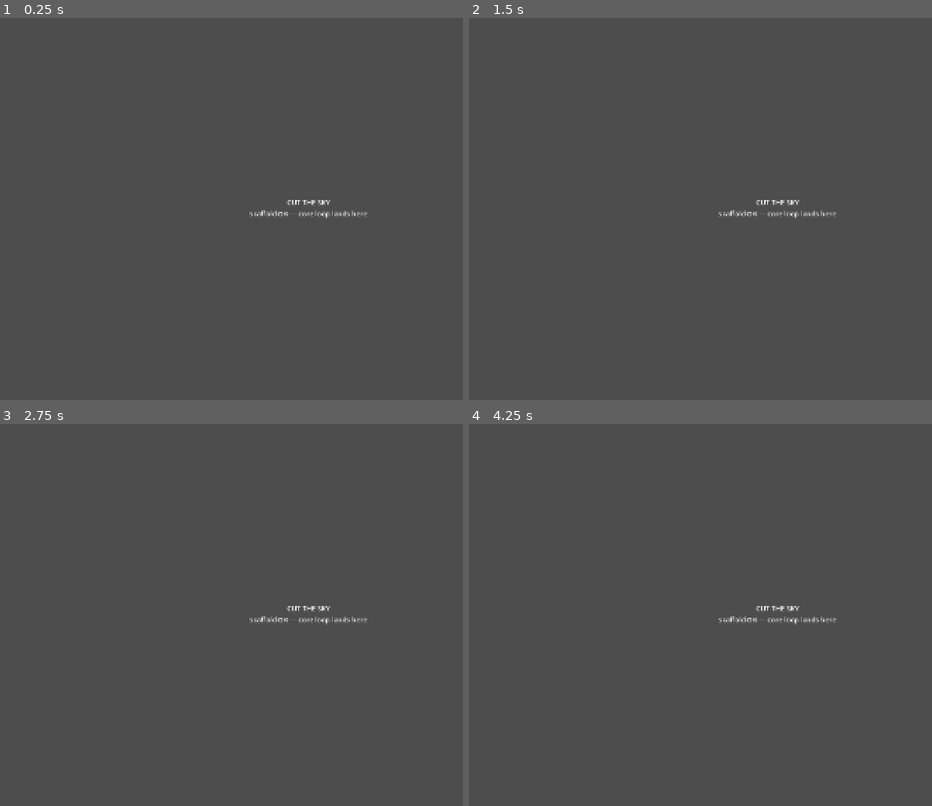
Above: before the commit, frames 1-4 (two rows, left to right).
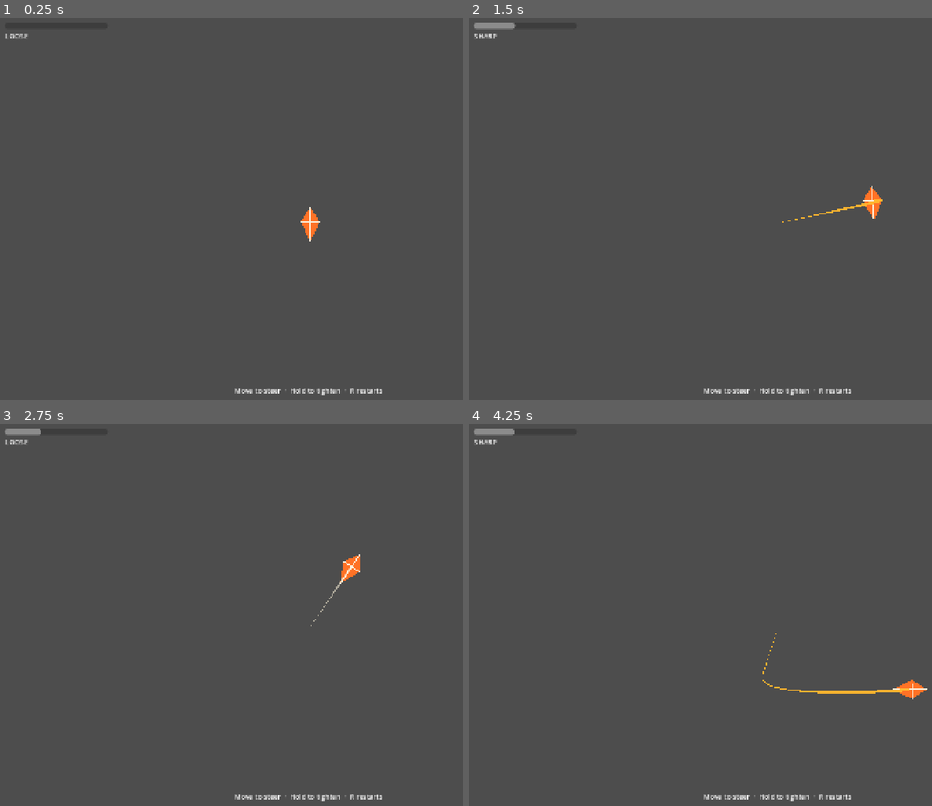
Above: after the commit, the same moments.

Repository: ovhirup/cut-the-sky
Game: Godot game, scene res://scenes/Main.tscn
Same seed, same stepped clock (60 frames per second), same inputs: the game is played once before the commit and once after it.
Inputs (mouse positions are in pixels of both pictures, inside the frame that each line leads up to):
- Up to frame 1 (0.25 s): no input
- Up to frame 2 (1.5 s): tap Enter at 0.5 s; move the mouse to (913, 189) at 0.52 s; hold Space 0.53-1.28 s; tap R at 0.6 s; click (913, 189) at 0.67 s; move the mouse to (649, 228) at 1.27 s; tap Space at 1.35 s; click (649, 228) at 1.42 s
- Up to frame 3 (2.75 s): tap Space at 1.52, 1.82 s; tap R at 1.55, 2.1 s; move the mouse to (370, 530) at 2.02 s; hold Space from 2.03 s (still down); click (370, 530) at 2.17 s
- Up to frame 4 (4.25 s): move the mouse to (746, 695) at 2.77 s; release Space at 2.78 s; tap R at 2.85 s; click (746, 695) at 2.92 s; tap Space at 3.02, 3.32 s; move the mouse to (outside the picture) at 3.52 s; hold Space from 3.53 s (still down); click (outside the picture) at 3.67 s

The runs differ from the first frame. In frame 1, 0.7% of the frame differs, in the area x 1-83%, y 4-99%; in frame 2, 1.0%; in frame 3, 0.9%; in frame 4, 1.1%, in the area x 1-99%, y 1-99%.

Commit message:
Core flight: pointer-spring kite, hold-to-tighten tension, ribbon trail, wind
The kite follows the pointer through spring acceleration with drag; holding
tightens grip (more steering authority, less wind push) while raising
tension through Loose/Sharp/Critical ribbon states to a line snap and
instant R-restart. All feel constants live in GameConfig.tres per the
tune-in-one-place rule. Verified headless: 120 frames, no errors.

Co-Authored-By: Claude Fable 5 <noreply@anthropic.com>

Diff:
--- /dev/null
+++ b/resources/GameConfig.tres
@@ -0,0 +1,24 @@
+[gd_resource type="Resource" script_class="GameConfig" load_steps=2 format=3]
+
+[ext_resource type="Script" path="res://scripts/GameConfig.gd" id="1_cfg"]
+
+[resource]
+script = ExtResource("1_cfg")
+spring_stiffness = 7.0
+velocity_damping = 3.2
+max_speed = 900.0
+accel_max_loose = 1800.0
+accel_max_tight = 4200.0
+grip_lerp_speed = 8.0
+tension_hold_rate = 0.55
+tension_release_rate = 0.75
+sharp_threshold = 0.35
+critical_threshold = 0.82
+min_cut_angle_deg = 35.0
+ribbon_sample_hz = 20.0
+ribbon_history_sec = 2.75
+ribbon_width = 6.0
+wind_strength = 260.0
+wind_gust_strength = 340.0
+wind_loose_multiplier = 1.0
+wind_tight_multiplier = 0.35
--- /dev/null
+++ b/scenes/Game.tscn
@@ -0,0 +1,76 @@
+[gd_scene load_steps=6 format=3]
+
+[ext_resource type="Script" path="res://scripts/Game.gd" id="1_game"]
+[ext_resource type="PackedScene" path="res://scenes/PlayerKite.tscn" id="2_kite"]
+[ext_resource type="Script" path="res://scripts/WindSystem.gd" id="3_wind"]
+
+[sub_resource type="Gradient" id="Gradient_sky"]
+offsets = PackedFloat32Array(0, 0.55, 1)
+colors = PackedColorArray(0.13, 0.19, 0.38, 1, 0.94, 0.87, 0.76, 1, 1, 0.67, 0.29, 1)
+
+[sub_resource type="GradientTexture2D" id="GradTex_sky"]
+gradient = SubResource("Gradient_sky")
+fill_from = Vector2(0, 0)
+fill_to = Vector2(0, 1)
+
+[node name="Game" type="Node2D"]
+script = ExtResource("1_game")
+
+[node name="Sky" type="TextureRect" parent="."]
+z_index = -10
+anchor_right = 1.0
+anchor_bottom = 1.0
+expand_mode = 1
+texture = SubResource("GradTex_sky")
+
+[node name="WindSystem" type="Node" parent="."]
+script = ExtResource("3_wind")
+
+[node name="PlayerKite" parent="." instance=ExtResource("2_kite")]
+position = Vector2(720, 480)
+
+[node name="HUD" type="CanvasLayer" parent="."]
+
+[node name="TopLeft" type="VBoxContainer" parent="HUD"]
+offset_left = 24.0
+offset_top = 20.0
+offset_right = 260.0
+offset_bottom = 84.0
+
+[node name="TensionBar" type="ProgressBar" parent="HUD/TopLeft"]
+unique_name_in_owner = true
+custom_minimum_size = Vector2(220, 14)
+max_value = 1.0
+step = 0.001
+show_percentage = false
+
+[node name="StateLabel" type="Label" parent="HUD/TopLeft"]
+unique_name_in_owner = true
+text = "LOOSE"
+
+[node name="HintLabel" type="Label" parent="HUD"]
+anchor_left = 0.5
+anchor_top = 1.0
+anchor_right = 0.5
+anchor_bottom = 1.0
+offset_left = -280.0
+offset_top = -48.0
+offset_right = 280.0
+offset_bottom = -20.0
+text = "Move to steer  ·  Hold to tighten  ·  R restarts"
+horizontal_alignment = 1
+
+[node name="SnapLabel" type="Label" parent="HUD"]
+unique_name_in_owner = true
+visible = false
+anchor_left = 0.5
+anchor_top = 0.5
+anchor_right = 0.5
+anchor_bottom = 0.5
+offset_left = -300.0
+offset_top = -30.0
+offset_right = 300.0
+offset_bottom = 30.0
+theme_override_font_sizes/font_size = 40
+text = "LINE SNAPPED — press R"
+horizontal_alignment = 1
--- a/scenes/Main.tscn
+++ b/scenes/Main.tscn
@@ -1,12 +1,7 @@
-[gd_scene format=3]
+[gd_scene load_steps=2 format=3]
+
+[ext_resource type="PackedScene" path="res://scenes/Game.tscn" id="1_game"]
 
 [node name="Main" type="Node2D"]
 
-[node name="Placeholder" type="Label" parent="."]
-offset_left = 560.0
-offset_top = 420.0
-offset_right = 880.0
-offset_bottom = 480.0
-text = "CUT THE SKY
-scaffold OK — core loop lands here"
-horizontal_alignment = 1
+[node name="Game" parent="." instance=ExtResource("1_game")]
--- /dev/null
+++ b/scenes/PlayerKite.tscn
@@ -0,0 +1,23 @@
+[gd_scene load_steps=3 format=3]
+
+[ext_resource type="Script" path="res://scripts/PlayerKite.gd" id="1_kite"]
+[ext_resource type="Script" path="res://scripts/RibbonTrail.gd" id="2_ribbon"]
+
+[node name="PlayerKite" type="Node2D"]
+script = ExtResource("1_kite")
+
+[node name="RibbonTrail" type="Line2D" parent="."]
+top_level = true
+script = ExtResource("2_ribbon")
+
+[node name="Body" type="Polygon2D" parent="."]
+polygon = PackedVector2Array(0, -34, 22, 0, 0, 46, -22, 0)
+color = Color(1, 0.45, 0.15, 1)
+
+[node name="Spine" type="Polygon2D" parent="."]
+polygon = PackedVector2Array(-1.5, -34, 1.5, -34, 1.5, 46, -1.5, 46)
+color = Color(0.99, 0.94, 0.86, 1)
+
+[node name="CrossSpar" type="Polygon2D" parent="."]
+polygon = PackedVector2Array(-22, -1.5, 22, -1.5, 22, 1.5, -22, 1.5)
+color = Color(0.99, 0.94, 0.86, 1)
--- /dev/null
+++ b/scripts/Game.gd
@@ -0,0 +1,27 @@
+extends Node2D
+
+@onready var _kite: PlayerKite = $PlayerKite
+@onready var _wind: WindSystem = $WindSystem
+@onready var _tension_bar: ProgressBar = %TensionBar
+@onready var _state_label: Label = %StateLabel
+@onready var _snap_label: Label = %SnapLabel
+
+func _ready() -> void:
+	_kite.wind = _wind
+	_kite.line_snapped.connect(_on_line_snapped)
+	_snap_label.visible = false
+
+func _process(_delta: float) -> void:
+	_tension_bar.value = _kite.tension
+	match _kite.state():
+		0: _state_label.text = "LOOSE"
+		1: _state_label.text = "SHARP"
+		2: _state_label.text = "CRITICAL"
+
+func _unhandled_input(event: InputEvent) -> void:
+	if event is InputEventKey and event.pressed and not event.echo:
+		if event.keycode == KEY_R:
+			get_tree().reload_current_scene()
+
+func _on_line_snapped() -> void:
+	_snap_label.visible = true
--- /dev/null
+++ b/scripts/GameConfig.gd
@@ -0,0 +1,28 @@
+class_name GameConfig
+extends Resource
+
+@export_group("Steering")
+@export var spring_stiffness := 7.0
+@export var velocity_damping := 3.2
+@export var max_speed := 900.0
+@export var accel_max_loose := 1800.0
+@export var accel_max_tight := 4200.0
+@export var grip_lerp_speed := 8.0
+
+@export_group("Tension")
+@export var tension_hold_rate := 0.55
+@export var tension_release_rate := 0.75
+@export var sharp_threshold := 0.35
+@export var critical_threshold := 0.82
+@export var min_cut_angle_deg := 35.0
+
+@export_group("Ribbon")
+@export var ribbon_sample_hz := 20.0
+@export var ribbon_history_sec := 2.75
+@export var ribbon_width := 6.0
+
+@export_group("Wind")
+@export var wind_strength := 260.0
+@export var wind_gust_strength := 340.0
+@export var wind_loose_multiplier := 1.0
+@export var wind_tight_multiplier := 0.35
--- /dev/null
+++ b/scripts/PlayerKite.gd
@@ -0,0 +1,65 @@
+class_name PlayerKite
+extends Node2D
+
+signal line_snapped
+
+const CONFIG := preload("res://resources/GameConfig.tres")
+const EDGE_MARGIN := Vector2(30.0, 30.0)
+
+var wind: WindSystem
+var velocity := Vector2.ZERO
+var tension := 0.0
+var grip := 0.0
+var alive := true
+
+@onready var _ribbon: RibbonTrail = $RibbonTrail
+
+func _physics_process(delta: float) -> void:
+	if not alive:
+		return
+	var holding := _is_holding()
+	grip = move_toward(grip, 1.0 if holding else 0.0, CONFIG.grip_lerp_speed * delta)
+
+	var rate := CONFIG.tension_hold_rate if holding else -CONFIG.tension_release_rate
+	tension = clampf(tension + rate * delta, 0.0, 1.0)
+	if tension >= 1.0:
+		_snap()
+		return
+
+	var desired := get_global_mouse_position()
+	var accel := (desired - global_position) * CONFIG.spring_stiffness \
+		- velocity * CONFIG.velocity_damping
+	accel = accel.limit_length(lerpf(CONFIG.accel_max_loose, CONFIG.accel_max_tight, grip))
+	if wind:
+		accel += wind.force_at_time() \
+			* lerpf(CONFIG.wind_loose_multiplier, CONFIG.wind_tight_multiplier, grip)
+	velocity = (velocity + accel * delta).limit_length(CONFIG.max_speed)
+	global_position += velocity * delta
+	_clamp_to_play_area()
+
+	if velocity.length() > 40.0:
+		rotation = lerp_angle(rotation, velocity.angle() + PI / 2.0, 6.0 * delta)
+
+	_ribbon.set_ribbon_state(state())
+
+# 0 = loose, 1 = sharp, 2 = critical
+func state() -> int:
+	if tension >= CONFIG.critical_threshold:
+		return 2
+	if tension >= CONFIG.sharp_threshold:
+		return 1
+	return 0
+
+func _is_holding() -> bool:
+	return Input.is_mouse_button_pressed(MOUSE_BUTTON_LEFT) \
+		or Input.is_key_pressed(KEY_SPACE)
+
+func _snap() -> void:
+	alive = false
+	modulate = Color(1.0, 1.0, 1.0, 0.35)
+	_ribbon.set_ribbon_state(2)
+	line_snapped.emit()
+
+func _clamp_to_play_area() -> void:
+	var r := get_viewport_rect()
+	global_position = global_position.clamp(r.position + EDGE_MARGIN, r.end - EDGE_MARGIN)
--- /dev/null
+++ b/scripts/RibbonTrail.gd
@@ -0,0 +1,55 @@
+class_name RibbonTrail
+extends Line2D
+
+const CONFIG := preload("res://resources/GameConfig.tres")
+
+# State must never read through colour alone — width and pulse carry it too.
+const COLOR_LOOSE := Color(0.99, 0.95, 0.85, 0.55)
+const COLOR_SHARP := Color(1.0, 0.72, 0.18, 0.95)
+const COLOR_CRITICAL := Color(1.0, 0.32, 0.18, 1.0)
+
+var _ages: Array[float] = []
+var _accum := 0.0
+var _state := 0
+var _pulse := 0.0
+
+func _ready() -> void:
+	joint_mode = Line2D.LINE_JOINT_ROUND
+	begin_cap_mode = Line2D.LINE_CAP_ROUND
+	end_cap_mode = Line2D.LINE_CAP_ROUND
+	var taper := Curve.new()
+	taper.add_point(Vector2(0.0, 0.15))
+	taper.add_point(Vector2(1.0, 1.0))
+	width_curve = taper
+	default_color = COLOR_LOOSE
+	width = CONFIG.ribbon_width
+
+func _physics_process(delta: float) -> void:
+	var kite := get_parent() as PlayerKite
+	if kite and kite.alive:
+		_accum += delta
+		var interval := 1.0 / CONFIG.ribbon_sample_hz
+		while _accum >= interval:
+			_accum -= interval
+			add_point(kite.global_position)
+			_ages.append(0.0)
+	for i in _ages.size():
+		_ages[i] += delta
+	while _ages.size() > 0 and _ages[0] > CONFIG.ribbon_history_sec:
+		_ages.remove_at(0)
+		remove_point(0)
+
+	_pulse += delta * 14.0
+	match _state:
+		0:
+			default_color = COLOR_LOOSE
+			width = CONFIG.ribbon_width * 0.8
+		1:
+			default_color = COLOR_SHARP
+			width = CONFIG.ribbon_width * 1.15
+		2:
+			default_color = COLOR_CRITICAL
+			width = CONFIG.ribbon_width * (1.3 + 0.35 * sin(_pulse))
+
+func set_ribbon_state(s: int) -> void:
+	_state = s
--- /dev/null
+++ b/scripts/WindSystem.gd
@@ -0,0 +1,18 @@
+class_name WindSystem
+extends Node
+
+const CONFIG := preload("res://resources/GameConfig.tres")
+
+# Deterministic layered sines — RunSeed will offset _t and phases later.
+var _t := 0.0
+
+func _physics_process(delta: float) -> void:
+	_t += delta
+
+func force_at_time() -> Vector2:
+	var base := Vector2(
+		sin(_t * 0.31) + 0.6 * sin(_t * 0.77 + 1.7),
+		0.35 * sin(_t * 0.53 + 0.9)
+	)
+	var gust := Vector2(sin(_t * 1.9) * maxf(0.0, sin(_t * 0.13)), 0.0)
+	return base * CONFIG.wind_strength + gust * CONFIG.wind_gust_strength
Not shown, added: scripts/Game.gd.uid
Not shown, added: scripts/GameConfig.gd.uid
Not shown, added: scripts/PlayerKite.gd.uid
Not shown, added: scripts/RibbonTrail.gd.uid
Not shown, added: scripts/WindSystem.gd.uid
